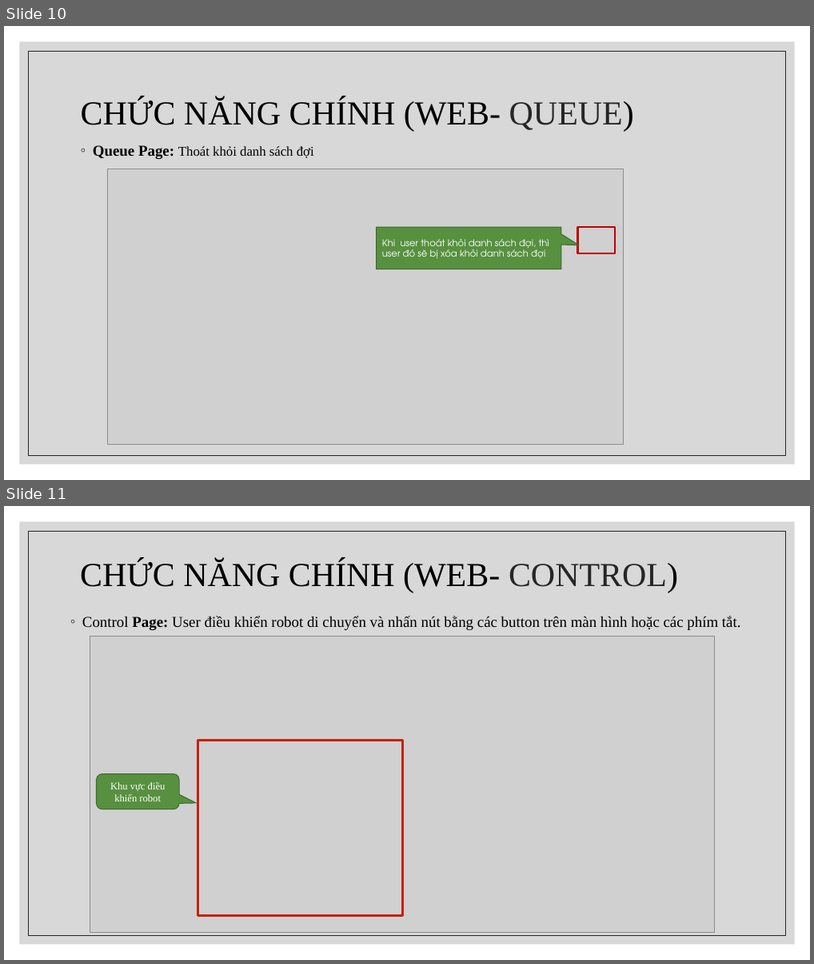
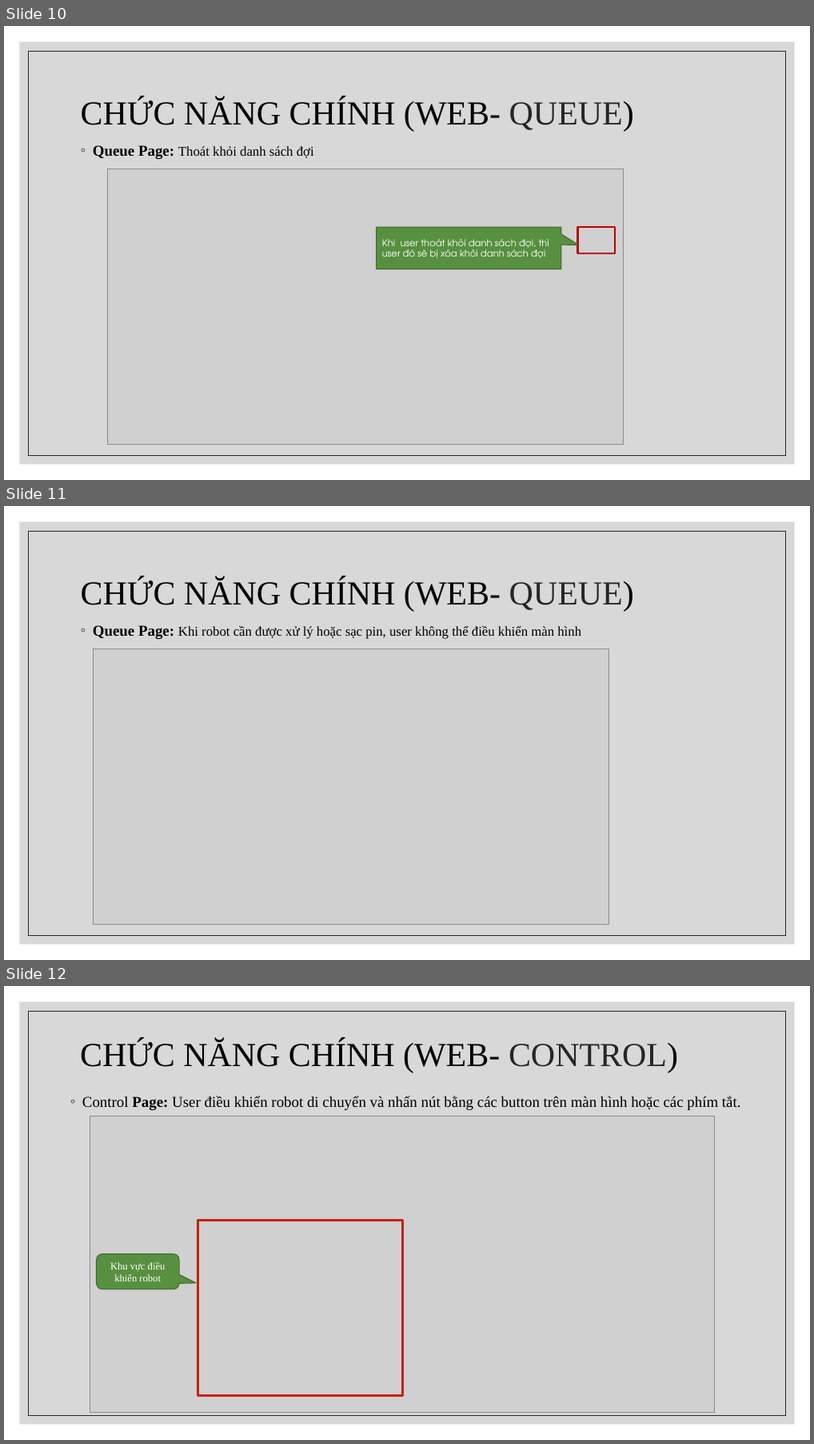
Before and after one commit to chet7h/restart_computer, a slide deck: Restart Computer.pptx. Shown one above the other, each under a label of ours: slides 10 and 11 before the commit, slides 10, 11 and 12 after it. The pictures are 814x964 and 814x1444 pixels, drawn with LibreOffice and Linux fonts; fonts in the diff are those of the drawing; grey boxes stand for pictures. Boxes give left, top, right and bottom in pixels: in the first picture for what was removed or moved away, otherwise in the second. Text is boxed around its words. In the diff, an @@ line names an element or a change of style, - is before the commit and + after.

```diff
--- a/Restart Computer.pptx
+++ b/Restart Computer.pptx
@@ slide 11 added at (4, 506, 810, 960), background #FFFFFF; not listed: 2 template elements that a slide beside it also shows @@
@@ title added at (81, 578, 634, 611), 40 pt, text #000000 @@
+CHỨC NĂNG CHÍNH (WEB- QUEUE)
@@ text added at (93, 625, 582, 639), 16 pt, text #000000 @@
+◦ Queue Page: Khi robot cần được xử lý hoặc sạc pin, user không thể điều khiển màn hình
@@ picture added at (93, 649, 610, 924) @@
@@ what was slide 11 is now slide 12 @@
```
Also in this commit, not shown: 1 slide changed.
